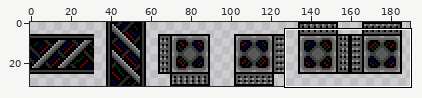
One commit to this sprite sheet: assets/images/path_sheet.png. Above, an overview of the earlier version with the close-up marked.
Close-up. First the earlier version:
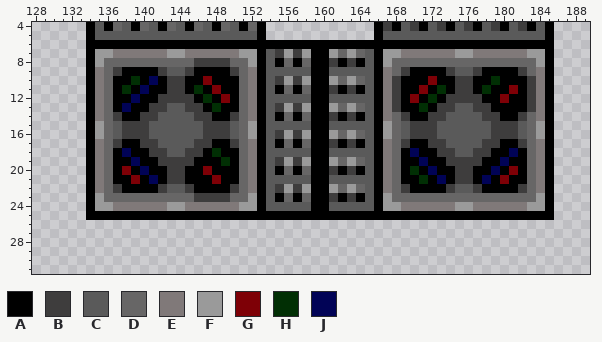
The file is 192x32 pixels. Colours within 5 levels of each other are drawn and written as one. Shown: x 128..189, y 4..31. The wide view leaves out empty margins. The commit also changed other parts of the picture, which this record leaves out.
Palette (. is transparent): A #000000  B #3e3d3d  C #5a5a5a  D #676666  E #807979  F #9a9a9a  G #7e0006  H #012f04  J #010356
Pixels before, first column x 134:
 4 ACADCADCADCADCADCADA............ABACBACBACBACBACBACA
 5 ACCCCCCCCCCCCCCCCCCA............ACCCCCCCCCCCCCCCCCCA
 6 AAAAAAAAAAAAAAAAAAAAAAAAAAAAAAAAAAAAAAAAAAAAAAAAAAAA
 7 AFFEEEEEEFFEEEEEEFFACBFBFAAFDFDCAFFEEEEEEFFEEEEEEFFA
 8 AFDDDDDDDDDDBBBBDDFACADADAABABACAFDDDDDDDDDDDDDDDDFA
 9 AEDBAAAABCCBAAAABDEACCCCCAACCCCCAEDBAAAABCCBAAAABDEA
10 AEDAAHAJABBAAGAAADEACBFBFAAFDFDCAEBAAAGAABBAAHAAABEA
11 AEDAHAJAABBAHAGAADEACADADAABABACAEBAAGAHABBAHAAGABEA
12 AEDAAJAABBBBAHAGADEACCCCCAACCCCCAEBAGAHABBBBAAGAABEA
13 AEDAJAABBCCBBAHAADEACBFBFAAFDFDCAEBAAHABBCCBBAAAABEA
14 AEDBAABBCCCCBBAABDEACADADAABABACAEDBAABBCCCCBBAABDEA
15 AFDCBBBCCCCCCBBBCDFACCCCCAACCCCCAFDCBBBCCCCCCBBBCDFA
16 AFDCBBBCCCCCCBBBCDFACBFBFAAFDFDCAFDCBBBCCCCCCBBBCDFA
17 AEDBAABBCCCCBBAABDEACADADAABABACAEDBAABBCCCCBBAABDEA
18 AEDAJAABBCCBBAHAADEACCCCCAACCCCCAEDAJAABBCCBBAAJADEA
19 AEDAAJAABBBBAAAHADEACBFBFAAFDFDCAEDAAJAABBBBAAJAADEA
20 AEDAGAJAABBAAGAAADEACADADAABABACAEDAHAJAABBAAJAGADEA
21 AEDAAGAJABBAAAGAADEACCCCCAACCCCCAEDAAHAJABBAJAGAADEA
22 AEDBAAAABCCBAAAABDEACBFBFAAFDFDCAEDBAAAABCCBAAAABDEA
23 AFDDDDDDDDDDBBBBDDFACADADAABABACAFDDDDDDDDDDDDDDDDFA
24 AFFEEEEEEFFEEEEEEFFACCCCCAACCCCCAFFEEEEEEFFEEEEEEFFA
25 AAAAAAAAAAAAAAAAAAAAAAAAAAAAAAAAAAAAAAAAAAAAAAAAAAAA
Now the later version:
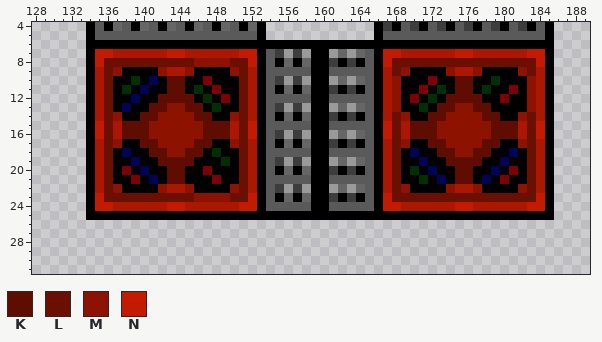
Colours new in this view: K #600d01  L #6b0f01  M #8d1300  N #c31a00
Difference:
Colour E changes from #807979 to #ab1700.
The edit turns colour C into colour E in row 9 at x 143 to 144 and 175 to 176; in rows 15 to 16 at x 137, 150, 169 and 182; in row 22 at x 143 to 144 and 175 to 176.
The edit turns colour B into colour K in rows 10 to 11 at x 143 to 144 and 175 to 176; in row 12 at x 142 to 145 and 174 to 177; in row 13 at x 141 to 142, 145 to 146, 173 to 174 and 177 to 178; in row 14 at x 140 to 141, 146 to 147, 172 to 173 and 178 to 179; in rows 15 to 16 at x 138 to 140, 147 to 149, 170 to 172 and 179 to 181; in row 17 at x 140 to 141, 146 to 147, 172 to 173 and 178 to 179.
The edit turns colour B into colour K in row 18 at x 141 to 142, 145 to 146, 173 to 174 and 177 to 178; in row 19 at x 142 to 145 and 174 to 177; in rows 20 to 21 at x 143 to 144 and 175 to 176.
The edit turns colour D into colour L in row 8 at x 136 to 145, 150 to 151 and 168 to 183; in row 9 at x 136, 151, 168 and 183; in rows 10 to 13 at x 136 and 151; in rows 14 to 22 at x 136, 151, 168 and 183; in row 23 at x 136 to 145, 150 to 151 and 168 to 183.
The edit turns colour B into colour M in row 8 at x 146 to 149; in row 9 at x 137, 142, 145, 150, 169, 174, 177 and 182; in rows 10 to 13 at x 168 and 183; in row 14 at x 137, 150, 169 and 182; in row 17 at x 137, 150, 169 and 182; in row 22 at x 137, 142, 145, 150, 169, 174, 177 and 182.
The edit turns colour B into colour M in row 23 at x 146 to 149.
The edit turns colour C into colour M in row 13 at x 143 to 144 and 175 to 176; in row 14 at x 142 to 145 and 174 to 177; in rows 15 to 16 at x 141 to 146 and 173 to 178; in row 17 at x 142 to 145 and 174 to 177; in row 18 at x 143 to 144 and 175 to 176.
The edit turns colour F into colour N in row 7 at x 135 to 136, 143 to 144, 151 to 152, 167 to 168, 175 to 176 and 183 to 184; in row 8 at x 135, 152, 167 and 184; in rows 15 to 16 at x 135, 152, 167 and 184; in row 23 at x 135, 152, 167 and 184; in row 24 at x 135 to 136, 143 to 144, 151 to 152, 167 to 168, 175 to 176 and 183 to 184.
Changed places in both close-ups, as pixel boxes (x1, y1, x2, y2):
changed: (95, 49, 257, 211)
changed: (383, 49, 545, 211)
